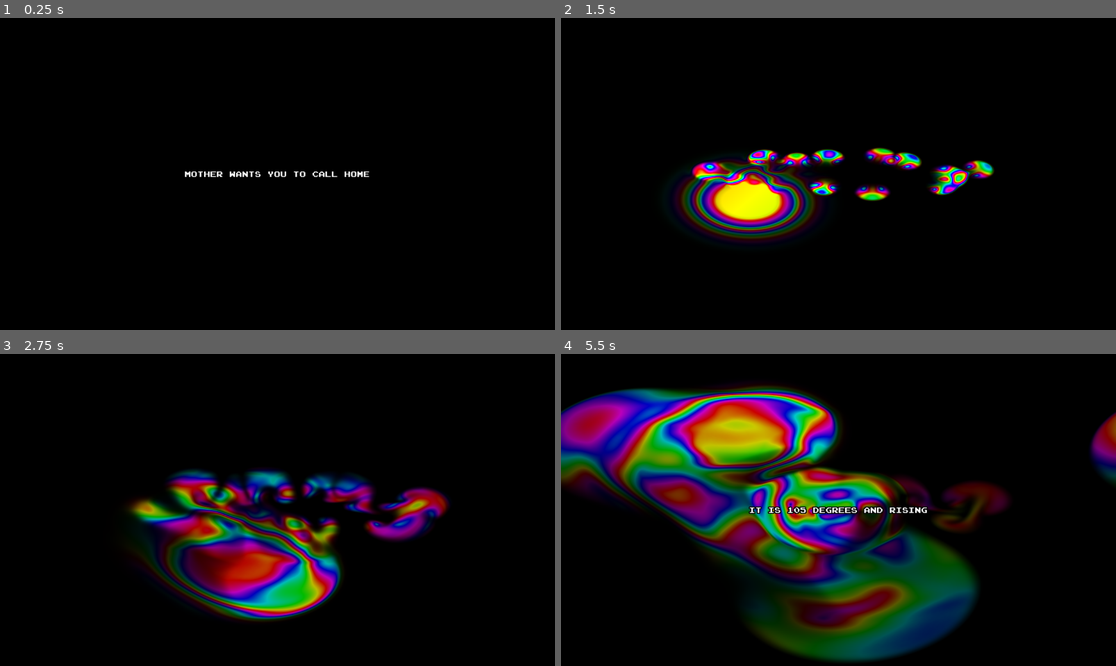
Above: before the commit, frames 1-4 (two rows, left to right).
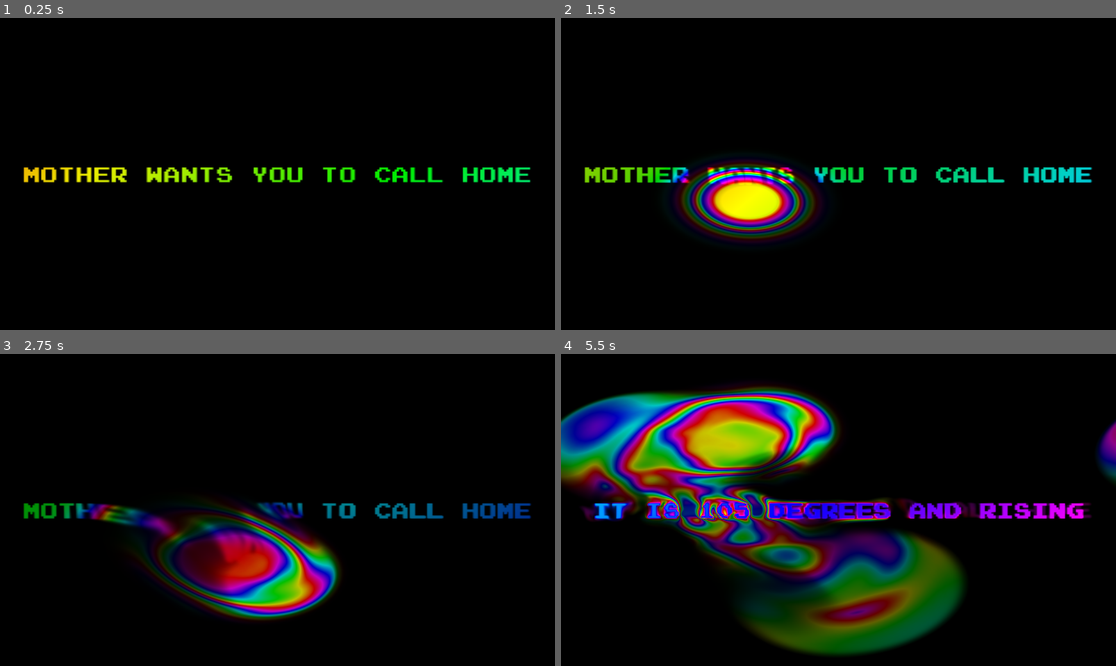
Above: after the commit, the same moments.

Repository: jake-schlaerth/audio-poc
Game: Godot game, scene res://fluid/fluid_sim.tscn
Same seed, same stepped clock (60 frames per second), same inputs: the game is played once before the commit and once after it.
Inputs (mouse positions are in pixels of both pictures, inside the frame that each line leads up to):
- Up to frame 1 (0.25 s): no input
- Up to frame 2 (1.5 s): move the mouse to (960, 158) at 0.52 s; click (960, 158) at 0.67 s; tap Space at 0.77 s; drag from (727, 189) to (810, 236) at 1.27 s
- Up to frame 3 (2.75 s): move the mouse to (333, 441) at 2.02 s; click (333, 441) at 2.17 s
- Up to frame 4 (5.5 s): drag from (810, 572) to (672, 463) at 2.77 s; move the mouse to (1005, 556) at 3.52 s; click (1005, 556) at 3.67 s; tap Space at 3.77 s; drag from (672, 463) to (755, 432) at 4.27 s; move the mouse to (866, 510) at 5.02 s; click (866, 510) at 5.17 s

The runs differ from the first frame. In frame 1, 2.6% of the frame differs, in the area x 4-96%, y 47-53%; in frame 2, 5.5%; in frame 3, 15%; in frame 4, 36%, in the area x 0-100%, y 10-99%.

Commit message:
Spell phrases out in the fluid
Adds a text-ink system: a TextMask SubViewport renders the current phrase
with InkLabel, and the sim shader stamps that glyph mask straight into the
dye field (u_text_mask / u_text_amount) instead of a fat force splat.
FluidSim drives a fade-in / hold / fade-out envelope off phrase_changed,
and holds the flow still over the letters (u_text_calm) while they are up
so they stay readable, then releases them to dissipate.

Sim tuning for legible text: dissipation 0.995 -> 0.9955 kept, viscosity
0.5 -> 1.2, vorticity 1.0 -> 0.5, plus new u_dye_diffuse (soft edges) and
optional u_ambient_flow curl-noise drift (off by default) using the
previously-unused curlNoise from noise.gdshaderinc.

TextCycler: overlay label hidden by default (show_overlay), spark halo off
by default (emit_sparks), emits phrase_changed for the first phrase too.

Co-Authored-By: Claude Sonnet 5 <noreply@anthropic.com>
Claude-Session: https://claude.ai/code/session_01LC5ZjmL3oh1QydLG7YGKHK

Diff:
--- a/fluid/fluid_sim.gd
+++ b/fluid/fluid_sim.gd
@@ -31,10 +31,13 @@
 @export var sim_resolution: Vector2i = Vector2i(512, 512)
 ## Multiplier applied to frame delta before it reaches the shader.
 @export var simulation_speed: float = 60.0
-@export_range(0.0001, 2.0) var viscosity: float = 0.5
-@export_range(0.0, 5.0) var vorticity: float = 1.0
+@export_range(0.0001, 4.0) var viscosity: float = 1.2
+@export_range(0.0, 5.0) var vorticity: float = 0.5
 ## Dye retention per step (1.0 = never fades).
-@export_range(0.9, 1.0, 0.001) var dissipation: float = 0.995
+@export_range(0.9, 1.0, 0.0005) var dissipation: float = 0.9955
+@export_range(0.0, 0.25) var dye_diffuse: float = 0.0025
+@export_range(0.0, 1.0) var ambient_flow: float = 0.0
+@export_range(0.5, 12.0) var ambient_scale: float = 3.0
 ## Radius of the mouse force splat, in normalized screen units.
 @export_range(0.01, 0.3) var force_radius: float = 0.08
 ## Scales pointer motion into injected velocity.
@@ -67,9 +70,19 @@
 ## units; it then eases back via [member activity_release].
 @export var spark_stir: float = 2.2
 
+@export_group("Text ink")
+@export_range(0.0, 1.0) var text_ink_strength: float = 0.25
+@export_range(0.0, 1.0) var text_ink_maintain: float = 0.12
+@export_range(0.0, 4.0) var text_ink_fade_in: float = 0.5
+@export_range(0.0, 15.0) var text_ink_hold: float = 2.5
+@export_range(0.0, 6.0) var text_ink_fade_out: float = 2.0
+@export_range(0.0, 1.0) var text_ink_calm: float = 0.92
+
 @onready var _a: SubViewport = %SimA
 @onready var _b: SubViewport = %SimB
 @onready var _display: ColorRect = %Display
+@onready var _text_mask: SubViewport = %TextMask
+@onready var _ink_label: Label = %InkLabel
 
 var _sim_material: ShaderMaterial
 var _display_material: ShaderMaterial
@@ -86,6 +99,8 @@
 var _activity: float = 0.0
 ## Normalized pointer distance travelled since the last frame.
 var _motion_accum: float = 0.0
+
+var _ink_age: float = -1.0
 
 ## Sparks currently in the air. Empty between text changes.
 var _sparks: Array[Spark] = []
@@ -124,7 +139,13 @@
 	_spark_vel_buf.resize(MAX_SPARKS)
 	_spark_str_buf.resize(MAX_SPARKS)
 
+	_text_mask.render_target_update_mode = SubViewport.UPDATE_ALWAYS
+	_text_mask.render_target_clear_mode = SubViewport.CLEAR_MODE_ALWAYS
+	_resize_text_mask()
+	get_viewport().size_changed.connect(_resize_text_mask)
+
 	SignalBus.fluid_sparks_requested.connect(spark_halo)
+	SignalBus.phrase_changed.connect(_on_phrase_changed)
 
 
 func _process(delta: float) -> void:
@@ -132,6 +153,7 @@
 	var dt: float = minf(delta, 1.0 / 30.0) * simulation_speed
 
 	_update_sparks(delta)
+	_update_text_ink(delta)
 
 	_sim_material.set_shader_parameter("u_time", _elapsed)
 	_sim_material.set_shader_parameter("u_dt", dt)
@@ -139,6 +161,9 @@
 	_sim_material.set_shader_parameter("u_viscosity", maxf(viscosity, 0.0001))
 	_sim_material.set_shader_parameter("u_vorticity", vorticity)
 	_sim_material.set_shader_parameter("u_dissipation", dissipation)
+	_sim_material.set_shader_parameter("u_dye_diffuse", dye_diffuse)
+	_sim_material.set_shader_parameter("u_ambient_flow", ambient_flow)
+	_sim_material.set_shader_parameter("u_ambient_scale", ambient_scale)
 	_sim_material.set_shader_parameter("u_force_radius", force_radius)
 	_sim_material.set_shader_parameter("u_force_pos", _force_pos)
 	_sim_material.set_shader_parameter("u_force_dir", _force_dir)
@@ -249,6 +274,42 @@
 		_sim_material.set_shader_parameter("u_spark_count", 0)
 
 
+func _on_phrase_changed(phrase: String, _index: int) -> void:
+	_ink_label.text = phrase
+	_ink_age = 0.0 if not phrase.strip_edges().is_empty() else -1.0
+
+
+func _resize_text_mask() -> void:
+	_text_mask.size = Vector2i(get_viewport().get_visible_rect().size)
+
+
+func _update_text_ink(delta: float) -> void:
+	var inject: float = 0.0
+	var calm: float = 0.0
+	if _ink_age >= 0.0:
+		_ink_age += delta
+		var fade_in: float = maxf(text_ink_fade_in, 0.0001)
+		var fade_out: float = maxf(text_ink_fade_out, 0.0001)
+		var hold_end: float = fade_in + text_ink_hold
+		var maintain: float = text_ink_maintain / maxf(text_ink_strength, 0.0001)
+		if _ink_age >= hold_end + fade_out:
+			_ink_age = -1.0
+		elif _ink_age < fade_in:
+			inject = _ink_age / fade_in
+			calm = clampf(_ink_age / (fade_in * 0.3), 0.0, 1.0)
+		elif _ink_age < hold_end:
+			inject = maintain
+			calm = 1.0
+		else:
+			var out_t: float = (_ink_age - hold_end) / fade_out
+			inject = maintain * (1.0 - out_t)
+			calm = 1.0 - out_t
+
+	_sim_material.set_shader_parameter("u_text_mask", _text_mask.get_texture())
+	_sim_material.set_shader_parameter("u_text_amount", clampf(inject, 0.0, 1.0) * text_ink_strength)
+	_sim_material.set_shader_parameter("u_text_calm", clampf(calm, 0.0, 1.0) * text_ink_calm)
+
+
 func _input(event: InputEvent) -> void:
 	if event is InputEventMouseButton:
 		var button: InputEventMouseButton = event
--- a/fluid/fluid_sim.gdshader
+++ b/fluid/fluid_sim.gdshader
@@ -33,6 +33,14 @@
 uniform vec2  u_spark_pos[MAX_SPARKS];
 uniform vec2  u_spark_vel[MAX_SPARKS];
 uniform float u_spark_strength[MAX_SPARKS];
+
+uniform sampler2D u_text_mask : filter_linear;
+uniform float u_text_amount   = 0.0;
+uniform float u_text_calm      = 0.0;
+
+uniform float u_ambient_flow  = 0.0;
+uniform float u_ambient_scale  = 3.0;
+uniform float u_dye_diffuse   = 0.0;
 
 vec4 decode(vec4 t) {
 	return vec4(t.rg * 2.0 - 1.0, t.b, t.a * 2.0 - 1.0);
@@ -87,11 +95,17 @@
 		vortForce = length(vortForce) > 0.0 ? normalize(vortForce) * vort * vec2(1.0, -1.0) : vec2(0.0);
 		newVel += vortForce * 0.0005;
 
+		if (u_ambient_flow > 0.0) {
+			vec2 cn = curlNoise(uv * u_ambient_scale + u_time * 0.05);
+			newVel += cn * u_ambient_flow;
+		}
+
 		// Damping so energy cannot accumulate without bound.
 		newVel *= 0.999;
 
 		// Dye advects with the flow and slowly fades.
-		float dye = advected.b * u_dissipation;
+		float dyeAvg = (L.b + R.b + T.b + B.b) * 0.25;
+		float dye = mix(advected.b, dyeAvg, u_dye_diffuse) * u_dissipation;
 
 		// External force / dye injection (mouse drag).
 		if (u_force_pos.x >= 0.0) {
@@ -113,6 +127,12 @@
 			dye += influence * 0.5;
 		}
 
+		if (u_text_amount > 0.0 || u_text_calm > 0.0) {
+			float m = texture(u_text_mask, uv).r;
+			dye += m * u_text_amount;
+			newVel = mix(newVel, vec2(0.0), clamp(m * u_text_calm, 0.0, 1.0));
+		}
+
 		newVel = clamp(newVel, vec2(-1.0), vec2(1.0));
 		pressure = clamp(pressure, -1.0, 1.0);
 		dye = clamp(dye, 0.0, 1.0);
--- a/fluid/fluid_sim.tscn
+++ b/fluid/fluid_sim.tscn
@@ -28,6 +28,22 @@
 anchor_right = 1.0
 anchor_bottom = 1.0
 
+[node name="TextMask" type="SubViewport" parent="."]
+unique_name_in_owner = true
+disable_3d = true
+transparent_bg = true
+size = Vector2i(1152, 648)
+
+[node name="InkLabel" type="Label" parent="TextMask"]
+unique_name_in_owner = true
+anchors_preset = 15
+anchor_right = 1.0
+anchor_bottom = 1.0
+theme_override_fonts/font = ExtResource("3_ku0yh")
+theme_override_font_sizes/font_size = 44
+horizontal_alignment = 1
+vertical_alignment = 1
+
 [node name="Display" type="ColorRect" parent="."]
 unique_name_in_owner = true
 anchors_preset = 15
--- a/fluid/text_cycler.gd
+++ b/fluid/text_cycler.gd
@@ -24,6 +24,8 @@
 @export_range(0.1, 1.0) var pop_from_scale: float = 0.7
 
 @export_range(0, 16) var text_outline_size: int = 8
+@export var show_overlay: bool = false
+@export var emit_sparks: bool = false
 
 var _index: int = 0
 var _tween: Tween
@@ -32,8 +34,10 @@
 func _ready() -> void:
 	add_theme_color_override(&"font_outline_color", Color.BLACK)
 	add_theme_constant_override(&"outline_size", text_outline_size)
+	visible = show_overlay
 	if not phrases.is_empty():
 		text = phrases[0]
+		SignalBus.phrase_changed.emit.call_deferred(phrases[0], 0)
 	resized.connect(_recenter_pivot)
 	_recenter_pivot()
 
@@ -53,7 +57,8 @@
 	_index = (_index + 1) % phrases.size()
 	var next_text: String = phrases[_index]
 
-	SignalBus.fluid_sparks_requested.emit(_normalized_rect())
+	if emit_sparks:
+		SignalBus.fluid_sparks_requested.emit(_normalized_rect())
 	SignalBus.phrase_changed.emit(next_text, _index)
 
 	if _tween != null and _tween.is_valid():
